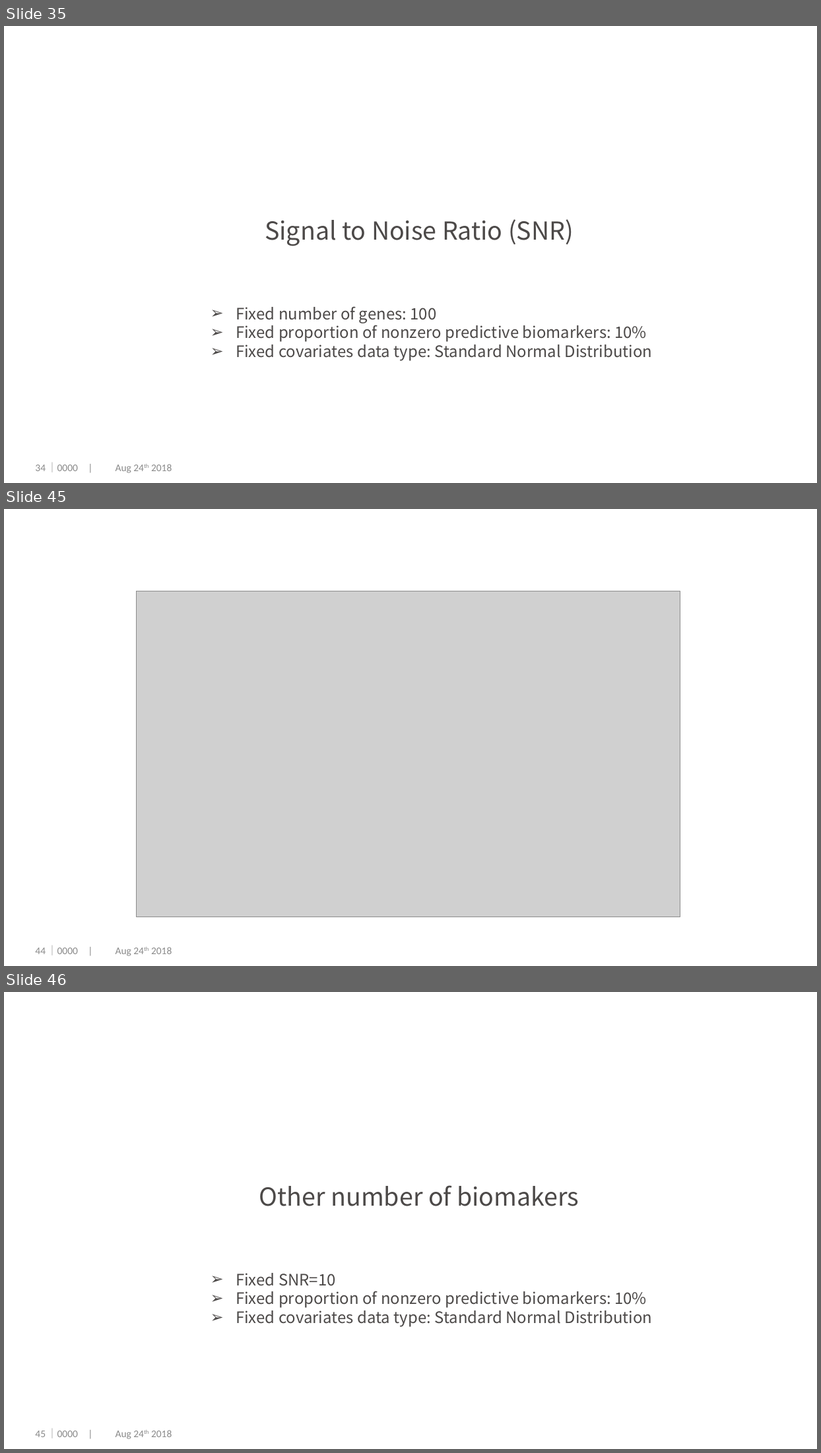
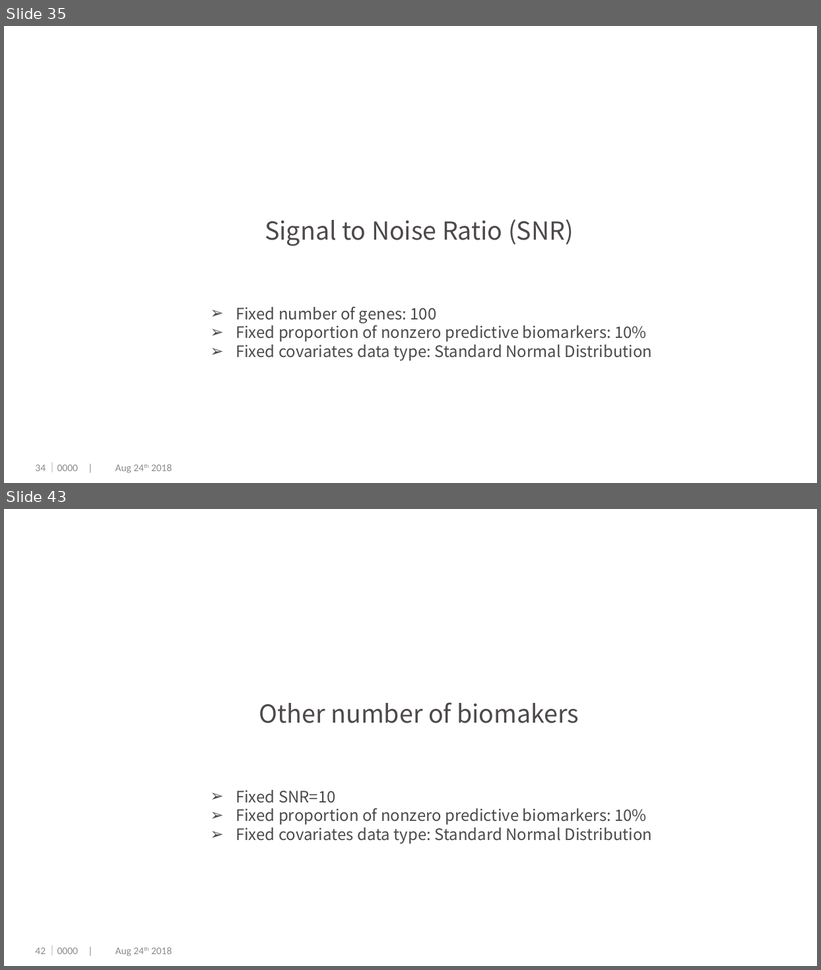
Before and after one commit to dengwx11/GroupLasso, a slide deck: manu & slides/Final.pptx. Shown one above the other, each under a label of ours: slides 35, 45 and 46 before the commit, slides 35 and 43 after it; the slides between them are not shown. The pictures are 821x1453 and 821x970 pixels, drawn with LibreOffice and Linux fonts; fonts in the diff are those of the drawing; grey boxes stand for pictures; background and template pictures are left out. Boxes give left, top, right and bottom in pixels: in the first picture for what was removed or moved away, otherwise in the second. Text is boxed around its words. In the diff, an @@ line names an element or a change of style, - is before the commit and + after.

```diff
--- a/manu & slides/Final.pptx
+++ b/manu & slides/Final.pptx
@@ slide 45 removed at (4,509,817,966), background #FFFFFF @@
@@ picture removed at (137,591,680,917) @@
@@ page number removed at (35,948,46,955) @@
-44
@@ text removed at (47,946,172,956) @@
-｜0000 | Aug 24th 2018
@@ what was slide 46 is now slide 43 @@
@@ page number at (35,948,46,955): text changed @@
-45
+42
```
Also in this commit, not shown: 10 slides changed, 2 slides added, 4 other slides removed, 17 other files.
